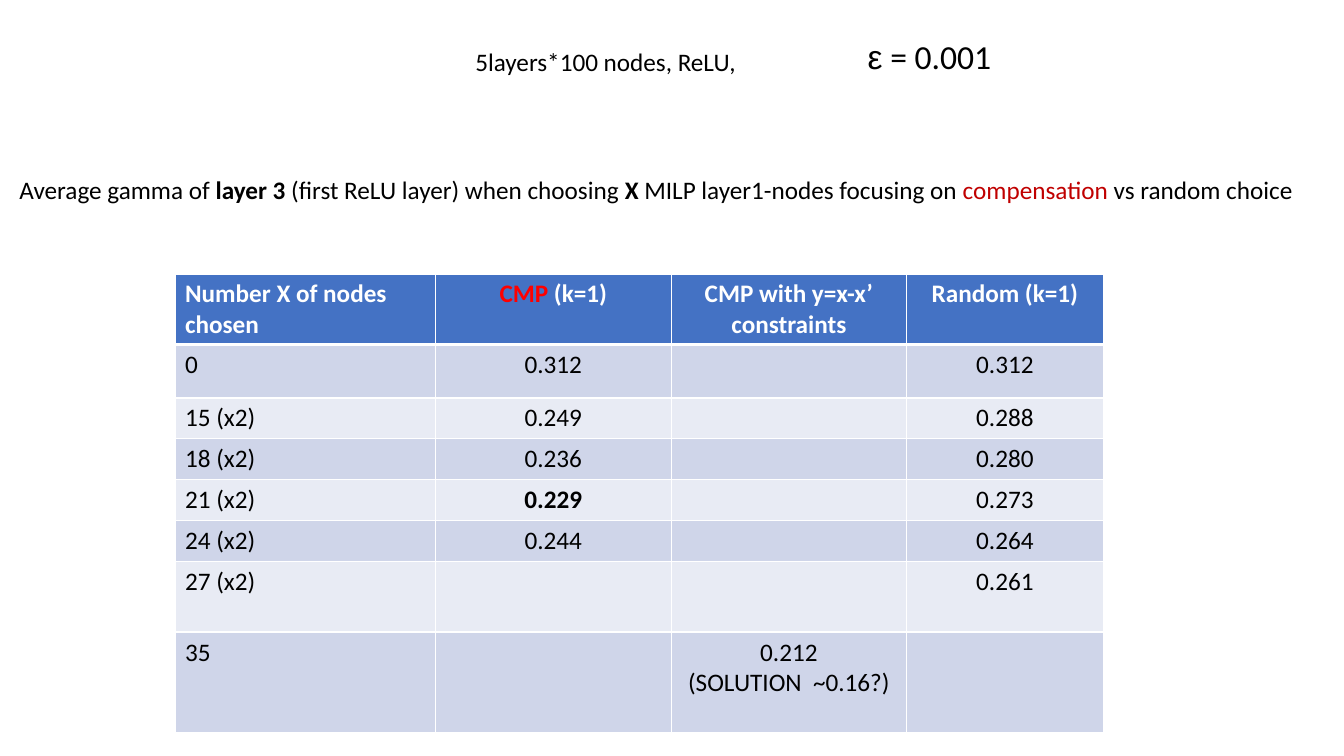
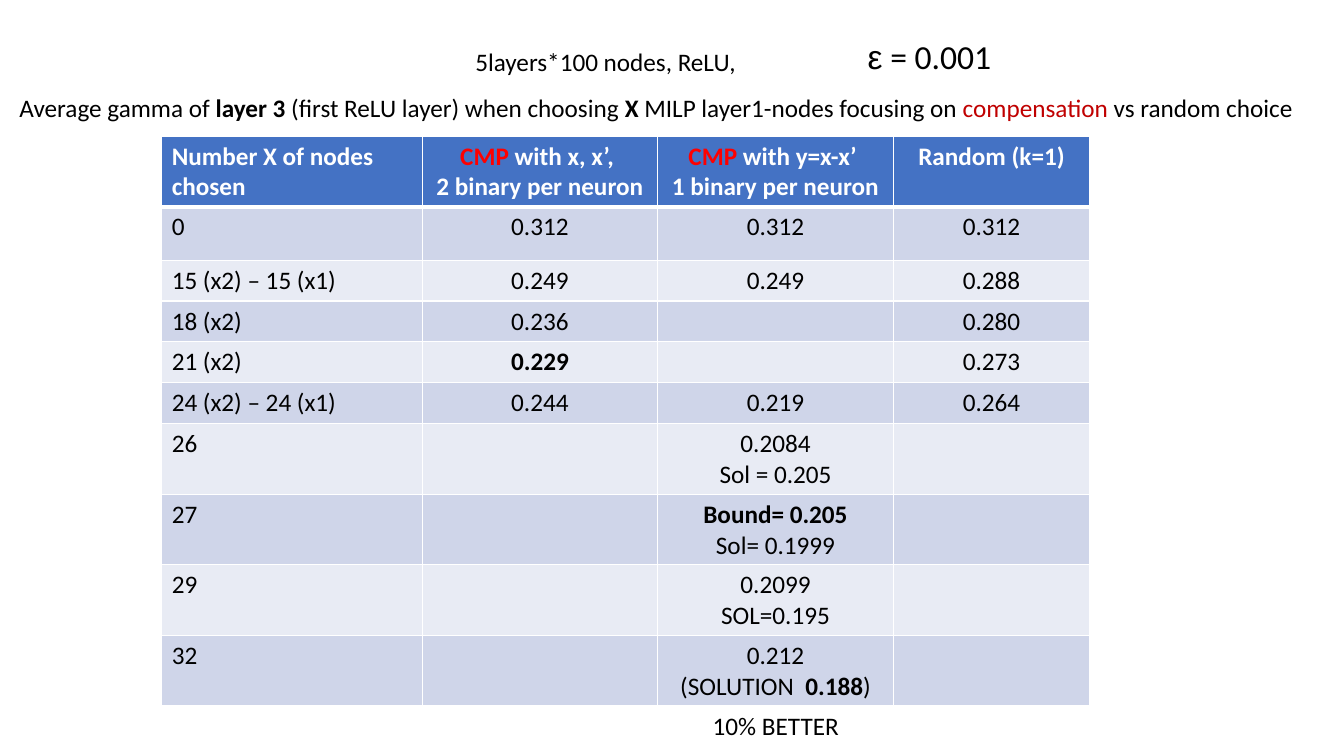
Before and after one commit to blaisegenest/vericompensate, a slide deck: slide 13 of lipschitz/Liptscitz.pptx (slide 11 before the commit). Drawn at 1344x756 pixels with LibreOffice and Linux fonts; fonts in the diff are those of the drawing. Boxes give left, top, right and bottom in pixels: in the first picture for what was removed or moved away, otherwise in the second. Text is boxed around its words. In the diff, an @@ line names an element or a change of style, - is before the commit and + after.

Commit message:
pptx

```diff
--- a/lipschitz/Liptscitz.pptx
+++ b/lipschitz/Liptscitz.pptx
@@ text "Average gamma of layer 3 ...": place and size @@
-text "Average gamma of layer 3 ..." at <box>19,180,1292,204</box>
+text "Average gamma of layer 3 ..." at <box>19,98,1292,122</box>
@@ table at <box>161,136,1090,706</box> @@
-row 1, column 2: CMP (k=1)
+row 1, column 2: CMP with x, x’, / 2 binary per neuron
-row 1, column 3: CMP with y=x-x’ constraints
+row 1, column 3: CMP with y=x-x’ / 1 binary per neuron
-row 2, column 3: 
+row 2, column 3: 0.312
-row 3, column 1: 15 (x2)
+row 3, column 1: 15 (x2) – 15 (x1)
-row 3, column 3: 
+row 3, column 3: 0.249
-row 6: 24 (x2) | 0.244 |  | 0.264
-row 7: 27 (x2) |  |  | 0.261
-row 8: 35 |  | 0.212 / (SOLUTION ~0.16?) | 
+row 6: 24 (x2) – 24 (x1) | 0.244 | 0.219 | 0.264
+row 7: 26 |  | 0.2084 / Sol = 0.205 | 
+row 8: 27 |  | Bound= 0.205 / Sol= 0.1999 | 
+row 9: 29 |  | 0.2099 / SOL=0.195 | 
+row 10: 32 |  | 0.212 / (SOLUTION 0.188) | 
@@ table: place and size @@
-table at <box>175,274,1104,733</box>
+table at <box>161,136,1090,706</box>
@@ text added at <box>713,717,839,736</box>, 18 pt, text #000000 @@
+10% BETTER
```
Also in this commit, not shown: 5 other slides changed, 4 slides added, 1 slide removed, 1 other file.
